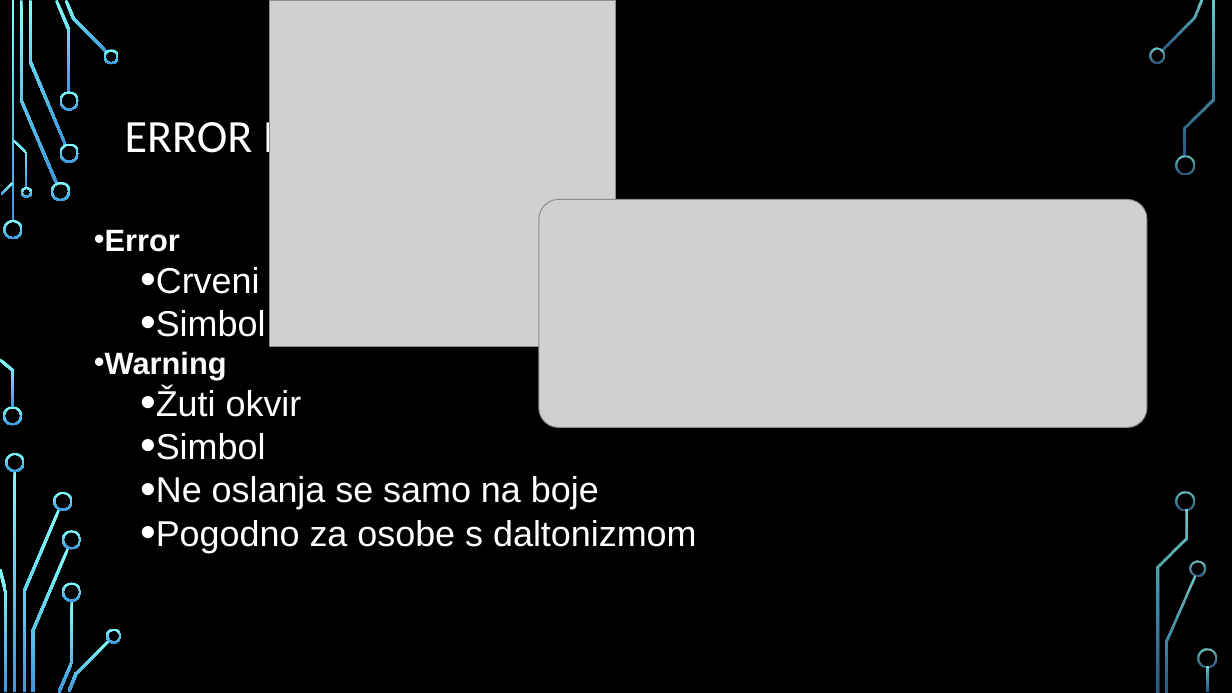
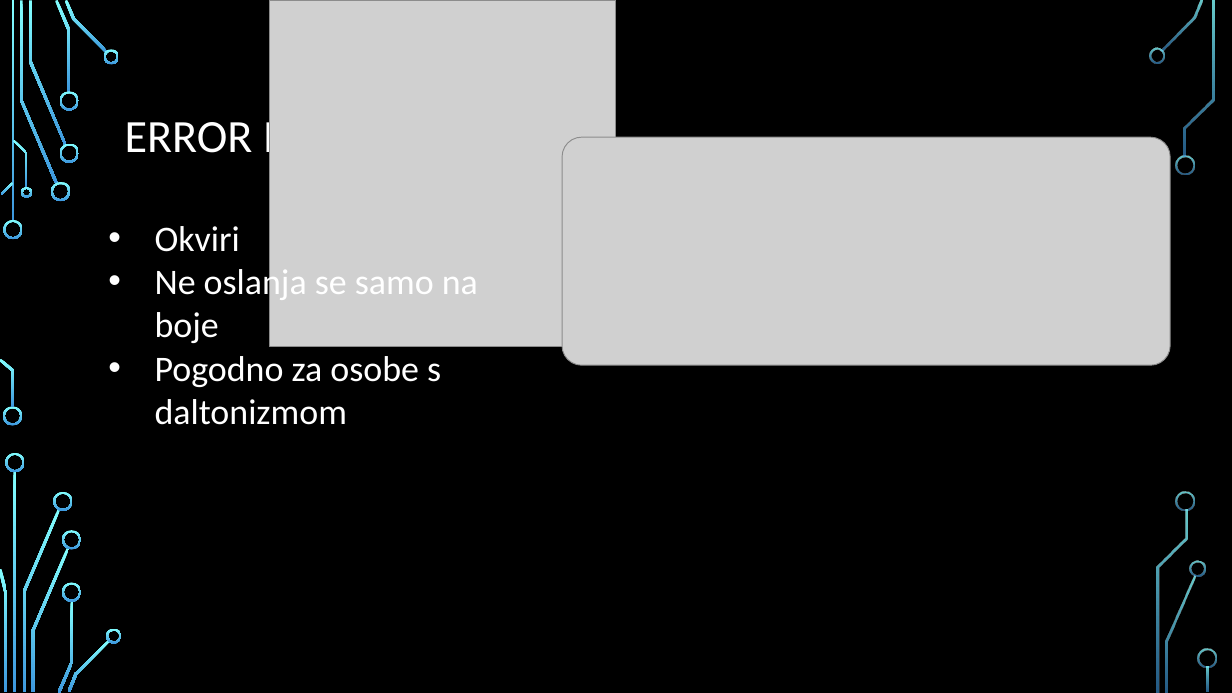
Before and after one commit to Jsjjjs6066/VSC-a11y, a slide deck: slide 10 of VSCA11Y_Prezentacija.pptx. Drawn at 1232x693 pixels with LibreOffice and Linux fonts; fonts in the diff are those of the drawing; grey boxes stand for pictures; background and template pictures are left out. Boxes give left, top, right and bottom in pixels: in the first picture for what was removed or moved away, otherwise in the second. Text is boxed around its words. In the diff, an @@ line names an element or a change of style, - is before the commit and + after.

```diff
--- a/VSCA11Y_Prezentacija.pptx
+++ b/VSCA11Y_Prezentacija.pptx
@@ picture moved from (x1=539, y1=200, x2=1147, y2=428) to (x1=562, y1=137, x2=1170, y2=365) @@
@@ text "Okviri" moved from (x1=105, y1=229, x2=697, y2=553) to (x1=155, y1=226, x2=478, y2=425) @@
@@ text "Okviri" at (x1=155, y1=226, x2=478, y2=425): vertical alignment middle to top @@
@@ text at (x1=155, y1=226, x2=240, y2=252): text changed; font Arial to Calibri @@
-• Error
-  • Crveni okvir
-  • Simbol
-• Warning
-  • Žuti okvir
-  • Simbol
+• Okviri
@@ text at (x1=155, y1=265, x2=478, y2=425): font Arial to Calibri in "Ne oslanja se samo na boje", "Pogodno za osobe s daltonizmom"; list level 2 to 1 in "Ne oslanja se samo na ..."; list level 2 to 1 in "Pogodno za osobe s daltonizmom" @@
```
Also in this commit, not shown: 5 other slides changed, 1 slide added.
